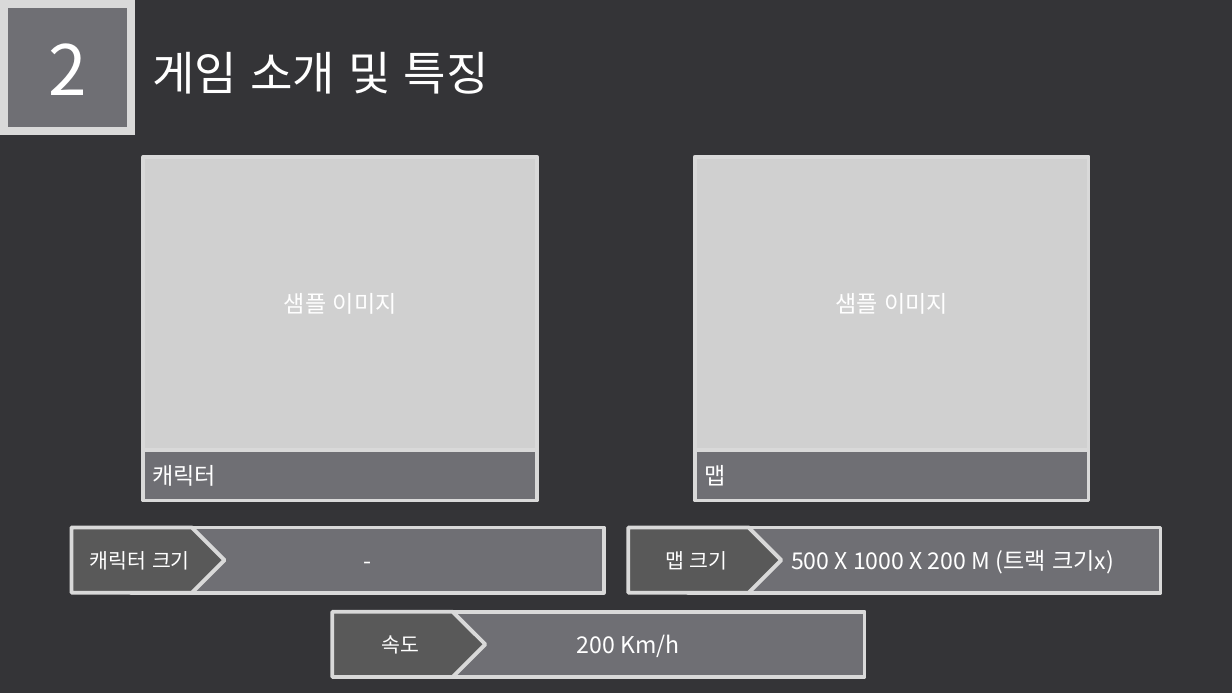
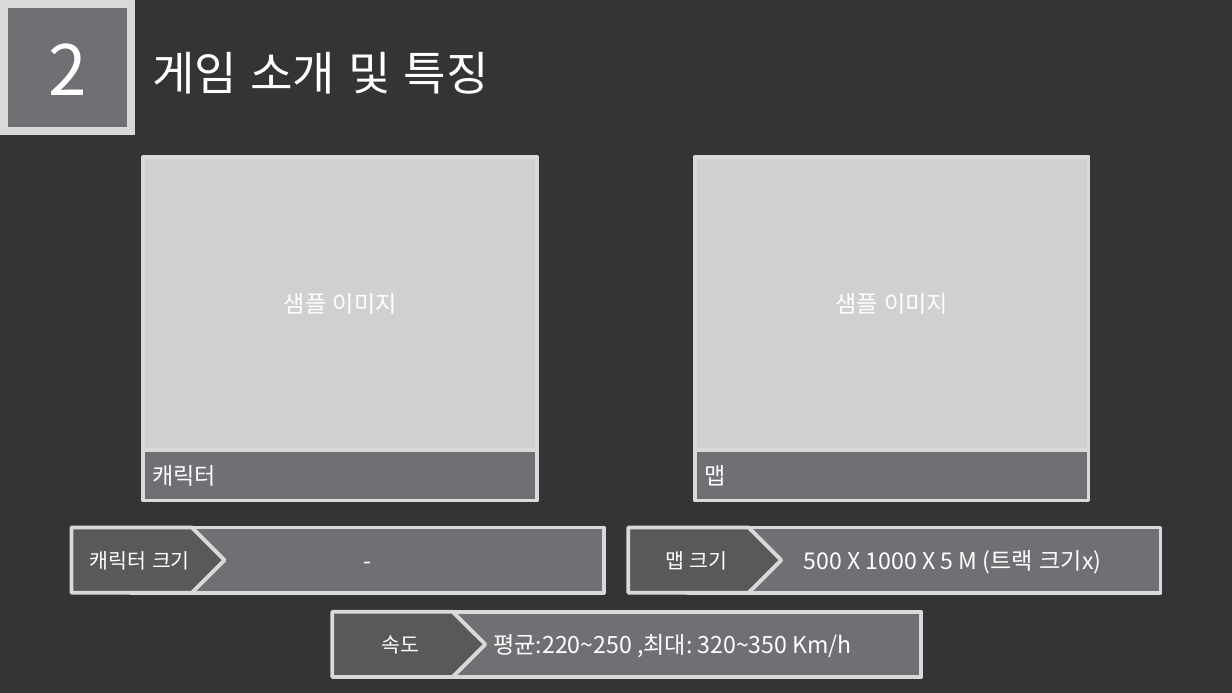
Before and after one commit to LEGO0937/Our_Project, a slide deck: slide 6 of 기획단계/졸작 제안서_α.pptx. Drawn at 1232x693 pixels with LibreOffice and Linux fonts; fonts in the diff are those of the drawing; grey boxes stand for pictures. Boxes give left, top, right and bottom in pixels: in the first picture for what was removed or moved away, otherwise in the second. Text is boxed around its words. In the diff, an @@ line names an element or a change of style, - is before the commit and + after.

```diff
--- a/기획단계/졸작 제안서_α.pptx
+++ b/기획단계/졸작 제안서_α.pptx
@@ text in rectangle at [804,550,1102,573]: text changed @@
-500 X 1000 X 200 M (트랙 크기x)
+500 X 1000 X 5 M (트랙 크기x)
@@ rectangle "평균:220~250 ,최대: 320~350 Km/h": place and size @@
-rectangle "평균:220~250 ,최대: 320~350 Km/h" at [392,612,864,677]
+rectangle "평균:220~250 ,최대: 320~350 Km/h" at [392,612,921,677]
@@ text in rectangle at [493,634,852,657]: text changed @@
-200 Km/h
+평균:220~250 ,최대: 320~350 Km/h
```
